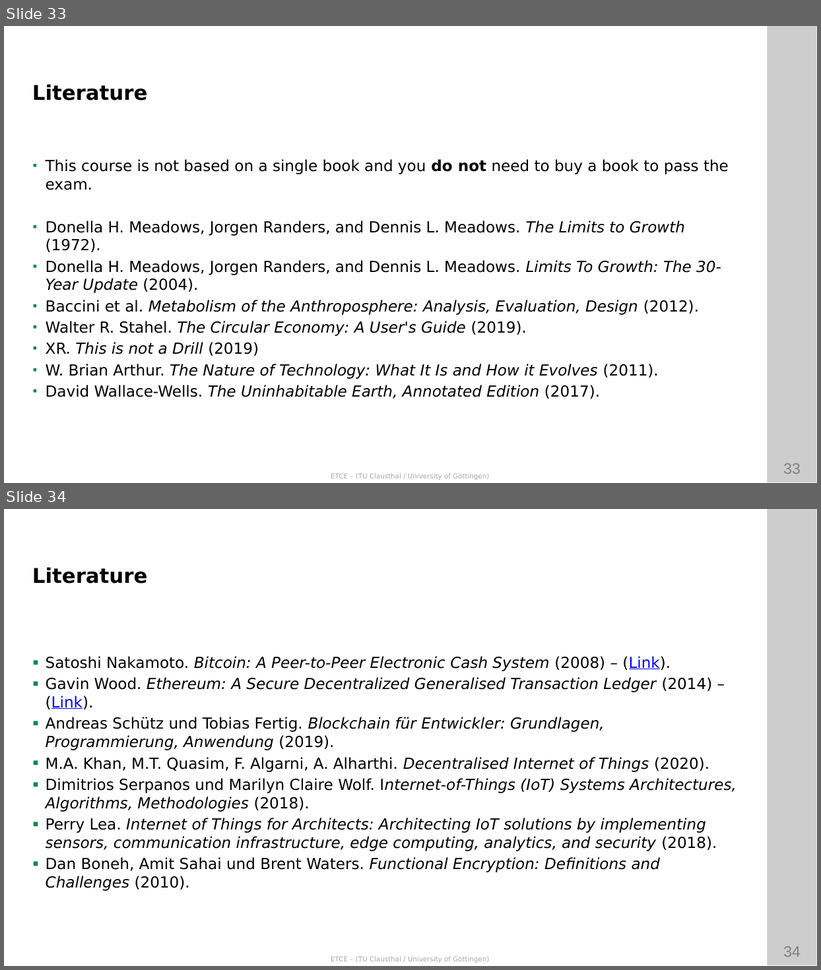
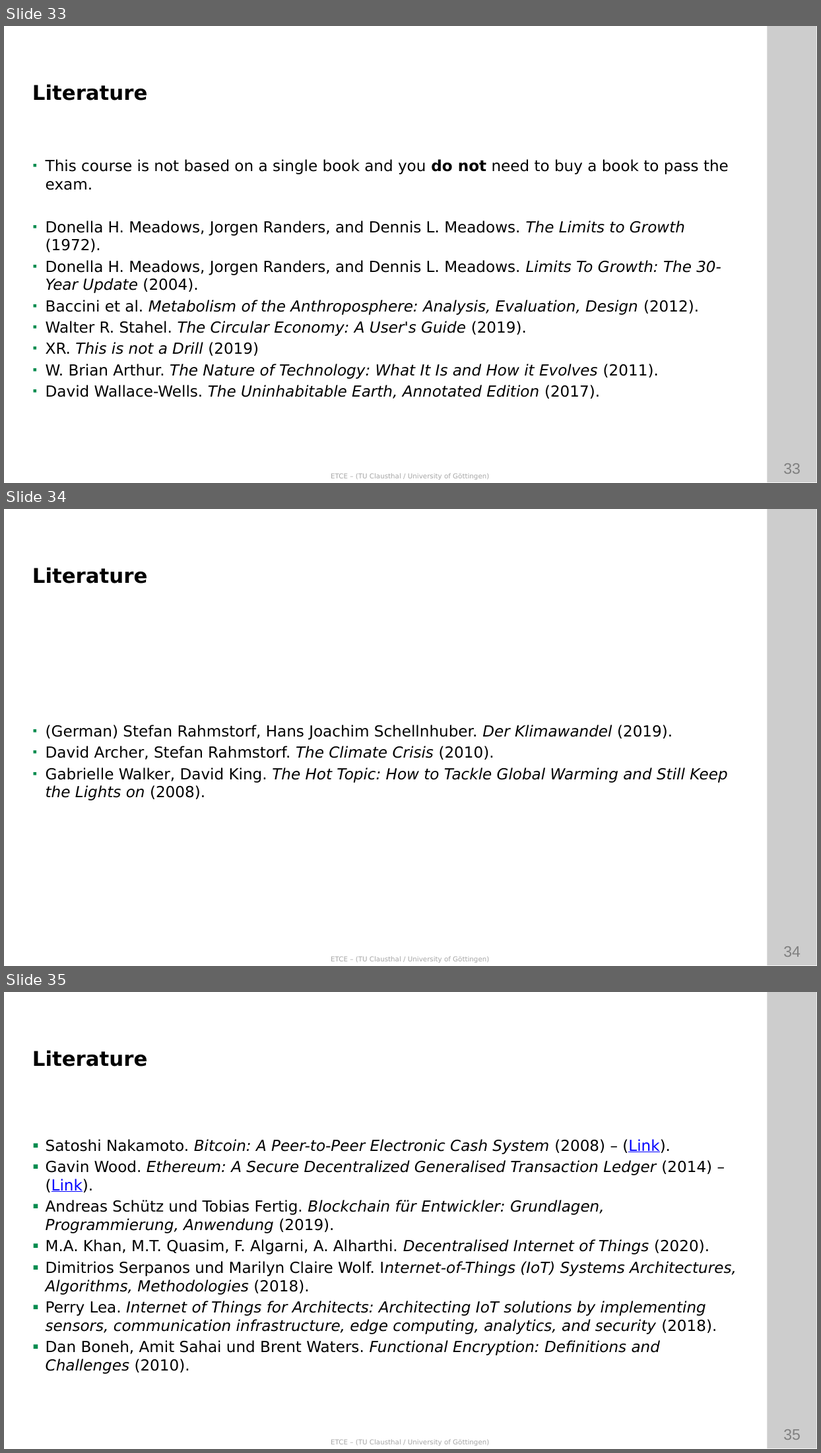
Before and after one commit to ETCE-LAB/teaching-material, a slide deck: Emerging-Technologies-for-the-Circular-Economy/ETCE-L00-Organization.pptx. Shown one above the other, each under a label of ours: slides 33 and 34 before the commit, slides 33, 34 and 35 after it. The pictures are 821x970 and 821x1453 pixels, drawn with LibreOffice and Linux fonts; fonts in the diff are those of the drawing; background and template pictures are left out. Boxes give left, top, right and bottom in pixels: in the first picture for what was removed or moved away, otherwise in the second. Text is boxed around its words. In the diff, an @@ line names an element or a change of style, - is before the commit and + after.

Commit message:
* updated ETCE literature recommendations and additional ressources (L00 + L02)

```diff
--- a/Emerging-Technologies-for-the-Circular-Economy/ETCE-L00-Organization.pptx
+++ b/Emerging-Technologies-for-the-Circular-Economy/ETCE-L00-Organization.pptx
@@ slide 34 added at bbox=[4, 509, 817, 966], background #FFFFFF; not listed: 4 template elements that a slide beside it also shows @@
@@ text added at bbox=[32, 567, 147, 584], 24 pt, text #000000, bold @@
+Literature
@@ text added at bbox=[46, 725, 727, 801], 18 pt, text #000000 @@
+▪ (German) Stefan Rahmstorf, Hans Joachim Schellnhuber. Der Klimawandel (2019).
+▪ David Archer, Stefan Rahmstorf. The Climate Crisis (2010).
+▪ Gabrielle Walker, David King. The Hot Topic: How to Tackle Global Warming and Still Keep the Lights on (2008).
@@ what was slide 34 is now slide 35 @@
@@ page number at bbox=[783, 1430, 801, 1440]: text changed @@
-34
+35
```
Also in this commit, not shown: 3 other files.
